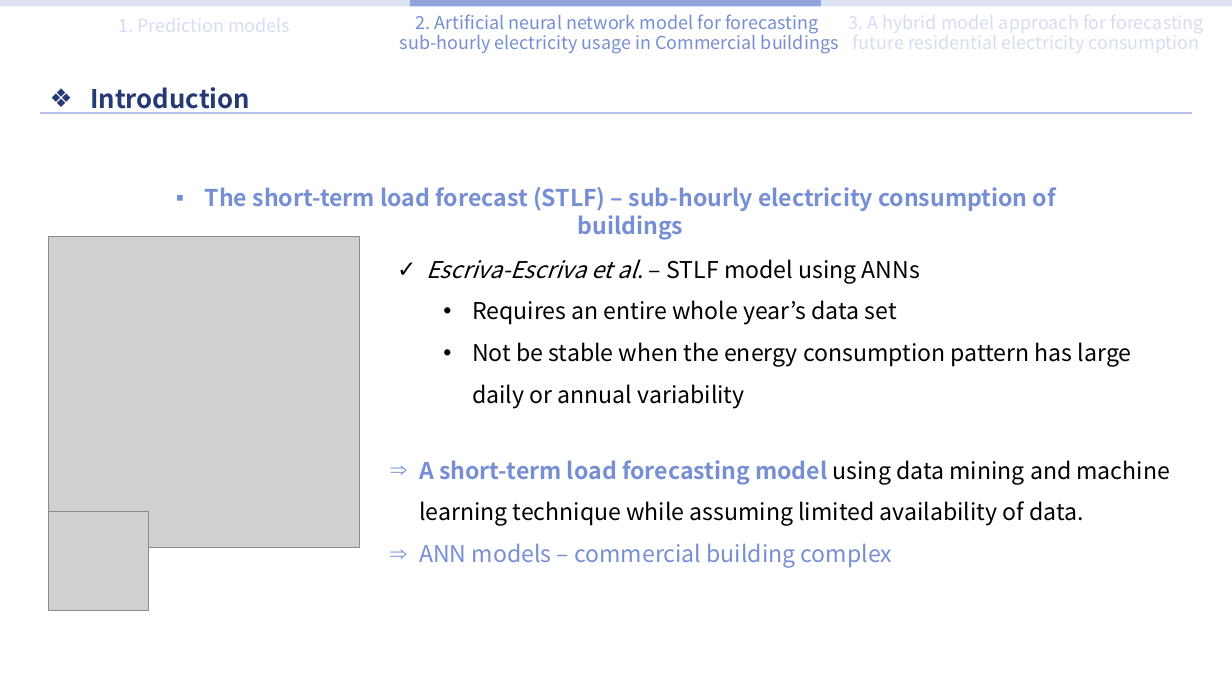
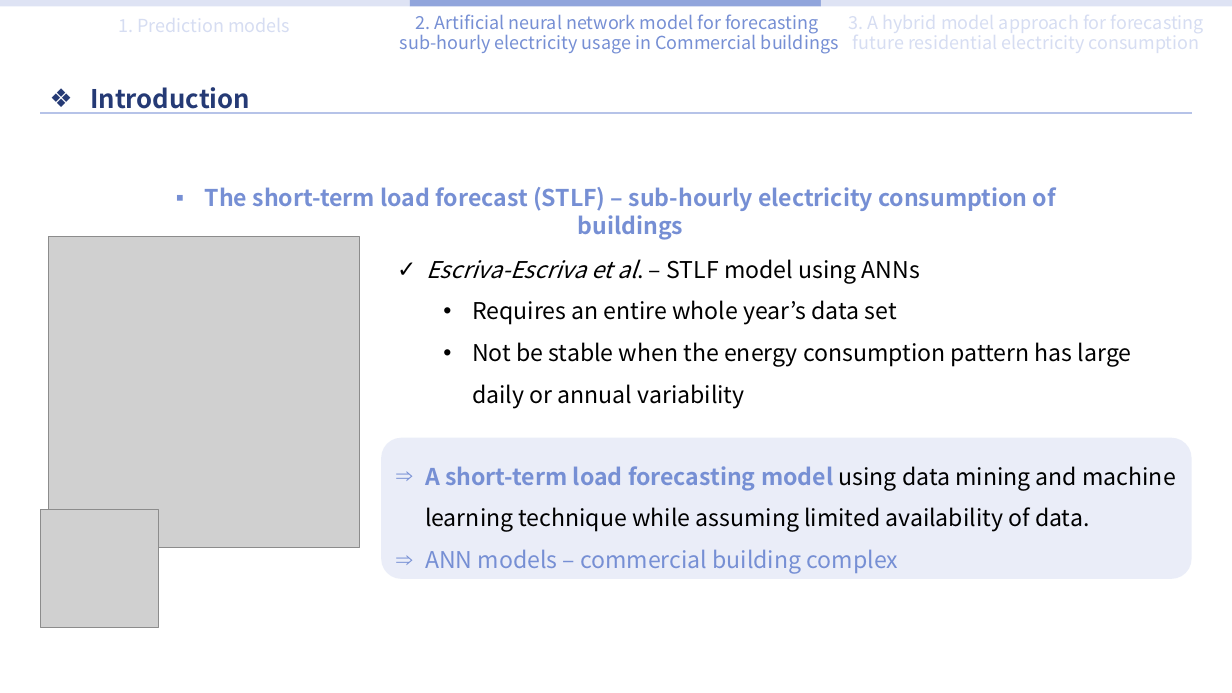
Before and after one commit to sohee98/2022-1st-Course, a slide deck: slide 8 of AI Applications/Literature study 발표/Literature study PPT-SoheeKim.pptx. Drawn at 1232x693 pixels with LibreOffice and Linux fonts; fonts in the diff are those of the drawing; grey boxes stand for pictures. Boxes give left, top, right and bottom in pixels: in the first picture for what was removed or moved away, otherwise in the second. Text is boxed around its words. In the diff, an @@ line names an element or a change of style, - is before the commit and + after.

```diff
--- a/AI Applications/Literature study 발표/Literature study PPT-SoheeKim.pptx
+++ b/AI Applications/Literature study 발표/Literature study PPT-SoheeKim.pptx
@@ rounded rectangle "A short-term load forecasting model ...": place and size @@
-rounded rectangle "A short-term load forecasting model ..." at (419, 460, 1170, 568)
+rounded rectangle "A short-term load forecasting model ..." at (382, 438, 1192, 579)
@@ rounded rectangle "A short-term load forecasting model ..." at (382, 438, 1192, 579): fill none to #D6DDF2 at 50% opacity @@
@@ picture: place and size @@
-picture at (49, 512, 148, 611)
+picture at (41, 509, 159, 628)
```
Also in this commit, not shown: 7 other slides changed, 9 slides added.
